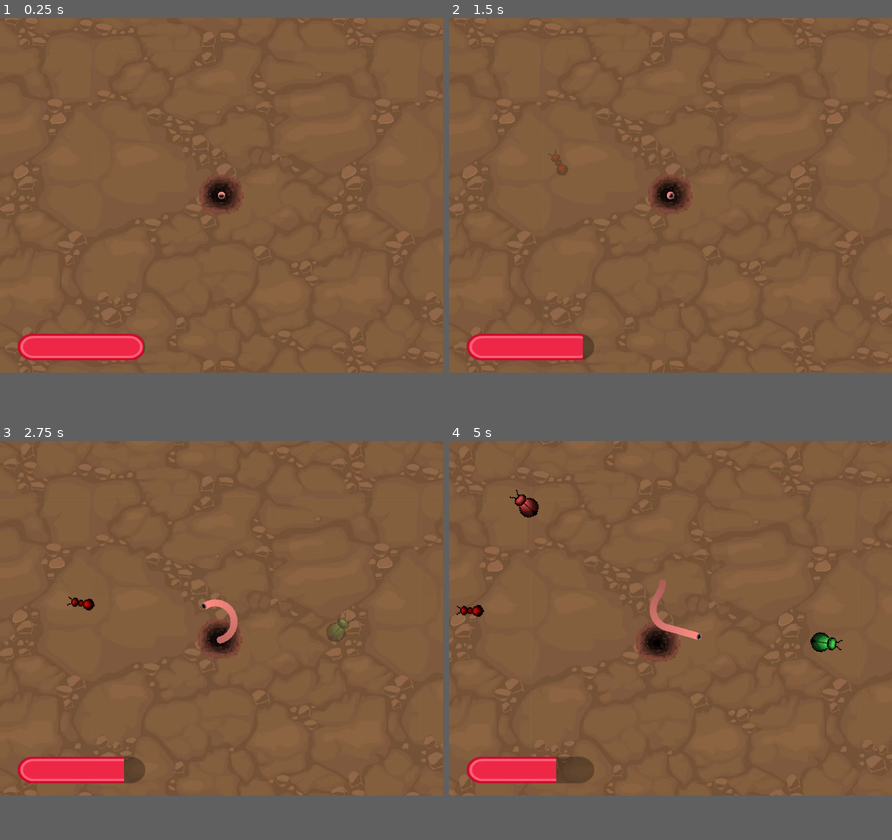
Above: before the commit, frames 1-4 (two rows, left to right).
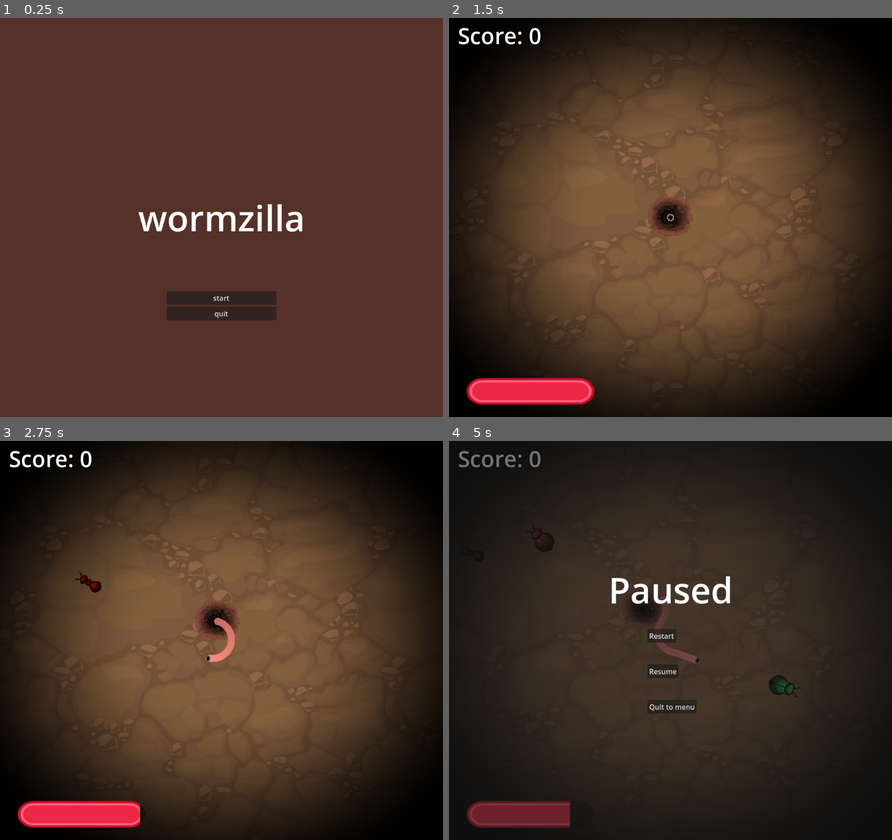
Above: after the commit, the same moments.

Repository: gooverr/Wormzilla
Game: Godot game, scene res://scenes/title_screen.tscn
Same seed, same stepped clock (60 frames per second), same inputs: the game is played once before the commit and once after it. Before the commit the project starts from res://scenes/game.tscn.
Inputs (mouse positions are in pixels of both pictures, inside the frame that each line leads up to):
- Up to frame 1 (0.25 s): no input
- Up to frame 2 (1.5 s): click (670, 265) at 0.5 s, where only the run after the commit has a clickable "start"; tap Enter at 1.25 s; move the mouse to (767, 177) at 1.27 s
- Up to frame 3 (2.75 s): move the mouse to (132, 636) at 2.02 s
- Up to frame 4 (5 s): move the mouse to (714, 540) at 2.77 s; move the mouse to (648, 688) at 3.52 s; move the mouse to (803, 672) at 4.27 s; tap Escape (ui_cancel) at 4.9 s
In our replay, the window is 800x640 before the commit and 800x720 after it. These sizes can differ from the game's own. Grey fills any space a smaller window leaves; there, only what the larger window draws over its background counts as a difference.

The runs differ from the first frame. In frame 1, 89% of the frame differs, in the area x 0-100%, y 0-89%; in frame 2, 70%; in frame 3, 71%; in frame 4, 90%, in the area x 0-100%, y 0-97%.

Commit message:
everything functions properly (only needs visual polishing)

Diff:
--- a/prefabs/HungerBar.tscn
+++ b/prefabs/HungerBar.tscn
@@ -5,6 +5,7 @@
 [ext_resource type="Script" path="res://scripts/hungerbar.gd" id="3_5h7s1"]
 
 [node name="HungerBar" type="CanvasLayer"]
+layer = 2
 
 [node name="HungerBarBar" type="TextureProgressBar" parent="." groups=["HungerBar"]]
 anchors_preset = 2
--- a/prefabs/food.tscn
+++ b/prefabs/food.tscn
@@ -15,3 +15,5 @@
 
 [node name="Sprite2D" type="Sprite2D" parent="."]
 rotation = 1.5708
+
+[node name="AudioStreamPlayer" type="AudioStreamPlayer" parent="."]
--- /dev/null
+++ b/prefabs/game.gdshader
@@ -0,0 +1,16 @@
+shader_type canvas_item;
+
+//position of the circle
+uniform vec2 center = vec2(0.5, 0.5);
+//size of the circle
+uniform float radius : hint_range(0.0, 1.0) = 0.1;
+//softness of the edge
+uniform float feather : hint_range(0.0, 0.5) = 0.5;
+
+void fragment() {
+    vec2 uv = SCREEN_UV;
+    float dist = distance(uv, center);
+    float alpha = smoothstep(radius, radius + feather, dist);
+	//edge color
+    COLOR = vec4(0.0, 0.0, 0.0, alpha);
+}
--- a/prefabs/player.tscn
+++ b/prefabs/player.tscn
@@ -1,6 +1,6 @@
 [gd_scene load_steps=8 format=3 uid="uid://buiprln41cfpx"]
 
-[ext_resource type="Texture2D" uid="uid://dyojls0fykrtk" path="res://Textures/Character.png" id="1_c8v5v"]
+[ext_resource type="Texture2D" uid="uid://b573llkyn75ps" path="res://Textures/Character3.png" id="1_g3h3d"]
 [ext_resource type="Texture2D" uid="uid://c8aamfx0l427h" path="res://Textures/Character2.png" id="1_p7bh5"]
 
 [sub_resource type="CircleShape2D" id="CircleShape2D_c8a0k"]
@@ -25,7 +25,7 @@
 
 [node name="Sprite2D" type="Sprite2D" parent="."]
 rotation = 3.14159
-texture = ExtResource("1_c8v5v")
+texture = ExtResource("1_g3h3d")
 
 [node name="CollisionShape2D" type="CollisionShape2D" parent="."]
 shape = SubResource("CircleShape2D_c8a0k")
@@ -33,7 +33,7 @@
 [node name="GPUParticles2D" type="GPUParticles2D" parent="."]
 show_behind_parent = true
 material = SubResource("CanvasItemMaterial_r8wyu")
-amount = 1000
+amount = 80
 process_material = SubResource("ParticleProcessMaterial_5aj4h")
 texture = ExtResource("1_p7bh5")
 
--- a/project.godot
+++ b/project.godot
@@ -11,14 +11,14 @@
 [application]
 
 config/name="Wormzilla"
-run/main_scene="res://scenes/game.tscn"
+run/main_scene="res://scenes/title_screen.tscn"
 config/features=PackedStringArray("4.3", "GL Compatibility")
 config/icon="res://icon.svg"
 
 [display]
 
 window/size/viewport_width=1000
-window/size/viewport_height=800
+window/size/viewport_height=900
 window/size/resizable=false
 
 [input]
@@ -43,6 +43,11 @@
 "events": [Object(InputEventKey,"resource_local_to_scene":false,"resource_name":"","device":-1,"window_id":0,"alt_press …(192 unchanged characters)…
 ]
 }
+pause={
+"deadzone": 0.5,
+"events": [Object(InputEventKey,"resource_local_to_scene":false,"resource_name":"","device":0,"window_id":0,"alt_pressed":false,"shift_pressed":false,"ctrl_pressed":false,"meta_pressed":false,"pressed":false,"keycode":0,"physical_keycode":4194305,"key_label":0,"unicode":0,"location":0,"echo":false,"script":null)
+]
+}
 
 [rendering]
 
--- /dev/null
+++ b/scenes/death_screen.tscn
@@ -0,0 +1,56 @@
+[gd_scene load_steps=3 format=3 uid="uid://cp5bfettkcvbv"]
+
+[ext_resource type="Script" path="res://scripts/deathscreen.gd" id="1_tvwav"]
+
+[sub_resource type="LabelSettings" id="LabelSettings_p3bfd"]
+font_size = 80
+outline_size = 20
+outline_color = Color(0, 0, 0, 1)
+
+[node name="DeathScreen" type="CanvasLayer" groups=["DeathScreen"]]
+process_mode = 3
+layer = 3
+script = ExtResource("1_tvwav")
+
+[node name="ColorRect" type="ColorRect" parent="."]
+anchors_preset = 8
+anchor_left = 0.5
+anchor_top = 0.5
+anchor_right = 0.5
+anchor_bottom = 0.5
+offset_left = -500.0
+offset_top = -450.0
+offset_right = 500.0
+offset_bottom = 450.0
+grow_horizontal = 2
+grow_vertical = 2
+color = Color(0, 0, 0, 1)
+
+[node name="Label" type="Label" parent="ColorRect"]
+layout_mode = 1
+anchors_preset = 8
+anchor_left = 0.5
+anchor_top = 0.5
+anchor_right = 0.5
+anchor_bottom = 0.5
+offset_left = -275.0
+offset_top = -150.0
+offset_right = 278.0
+offset_bottom = -40.0
+grow_horizontal = 2
+grow_vertical = 2
+text = "You Starved"
+label_settings = SubResource("LabelSettings_p3bfd")
+
+[node name="TryAgainButton" type="Button" parent="."]
+anchors_preset = 8
+anchor_left = 0.5
+anchor_top = 0.5
+anchor_right = 0.5
+anchor_bottom = 0.5
+offset_left = -96.0
+offset_right = 96.0
+offset_bottom = 96.0
+grow_horizontal = 2
+grow_vertical = 2
+text = "RESTART"
--- a/scenes/game.tscn
+++ b/scenes/game.tscn
@@ -7,7 +7,10 @@
 [ext_resource type="Texture2D" uid="uid://ct21es41qppfq" path="res://Textures/DirtHole2.png" id="5_4kk5j"]
 [ext_resource type="Script" path="res://scripts/spawner.gd" id="6_wp5ee"]
 [ext_resource type="PackedScene" uid="uid://dvdojj50hfjq" path="res://prefabs/food.tscn" id="7_43g7p"]
-[ext_resource type="Script" path="res://scripts/deathscreen.gd" id="9_dv1ou"]
+[ext_resource type="PackedScene" uid="uid://cp5bfettkcvbv" path="res://scenes/death_screen.tscn" id="8_h5is4"]
+[ext_resource type="Script" path="res://scripts/score.gd" id="9_ctfq8"]
+[ext_resource type="PackedScene" uid="uid://chvr0uow3x2x3" path="res://scenes/tunnel.tscn" id="10_r0m1m"]
+[ext_resource type="PackedScene" uid="uid://dpm0guu7awebg" path="res://scenes/pause_menu.tscn" id="11_laf22"]
 
 [sub_resource type="GDScript" id="GDScript_uyv7r"]
 script/source = "extends Node2D
@@ -48,9 +51,9 @@
 	print(\"✅ Spawned food at \", food.global_position)
 "
 
-[sub_resource type="LabelSettings" id="LabelSettings_p3bfd"]
-font_size = 80
-outline_size = 20
+[sub_resource type="LabelSettings" id="LabelSettings_nales"]
+font_size = 50
+outline_size = 10
 outline_color = Color(0, 0, 0, 1)
 
 [node name="game" type="Node2D"]
@@ -74,37 +77,22 @@
 script = ExtResource("6_wp5ee")
 food_scene = ExtResource("7_43g7p")
 
-[node name="DeathScreen" type="CanvasLayer" parent="." groups=["DeathScreen"]]
-process_mode = 3
+[node name="DeathScreen" parent="." instance=ExtResource("8_h5is4")]
 visible = false
-script = ExtResource("9_dv1ou")
-
-[node name="ColorRect" type="ColorRect" parent="DeathScreen"]
-offset_right = 1000.0
-offset_bottom = 800.0
-color = Color(0, 0, 0, 1)
-
-[node name="Label" type="Label" parent="DeathScreen/ColorRect"]
-layout_mode = 1
-anchors_preset = 8
-anchor_left = 0.5
-anchor_top = 0.5
-anchor_right = 0.5
-anchor_bottom = 0.5
-offset_left = -275.0
-offset_top = -150.0
-offset_right = 278.0
-offset_bottom = -40.0
-grow_horizontal = 2
-grow_vertical = 2
-text = "You Starved"
-label_settings = SubResource("LabelSettings_p3bfd")
-
-[node name="TryAgainButton" type="Button" parent="DeathScreen"]
-offset_left = 384.0
-offset_top = 432.0
-offset_right = 576.0
-offset_bottom = 528.0
-text = "RESTART"
 
 [node name="Score" type="CanvasLayer" parent="."]
+layer = 2
+script = ExtResource("9_ctfq8")
+
+[node name="Label" type="Label" parent="Score"]
+offset_left = 20.0
+offset_right = 276.0
+offset_bottom = 80.0
+text = "Score: 0"
+label_settings = SubResource("LabelSettings_nales")
+vertical_alignment = 1
+
+[node name="Tunnel" parent="." instance=ExtResource("10_r0m1m")]
+
+[node name="PauseMenu" parent="." instance=ExtResource("11_laf22")]
+visible = false
--- /dev/null
+++ b/scenes/pause_menu.tscn
@@ -0,0 +1,52 @@
+[gd_scene load_steps=3 format=3 uid="uid://dpm0guu7awebg"]
+
+[ext_resource type="Script" path="res://scripts/pause_menu.gd" id="1_nd3y0"]
+
+[sub_resource type="LabelSettings" id="LabelSettings_wqb7o"]
+font_size = 80
+
+[node name="PauseMenu" type="CanvasLayer"]
+process_mode = 3
+layer = 4
+script = ExtResource("1_nd3y0")
+
+[node name="Panel" type="Panel" parent="."]
+offset_right = 1000.0
+offset_bottom = 900.0
+
+[node name="Label" type="Label" parent="Panel"]
+layout_mode = 0
+offset_left = 360.0
+offset_top = 280.0
+offset_right = 641.0
+offset_bottom = 390.0
+text = "Paused"
+label_settings = SubResource("LabelSettings_wqb7o")
+
+[node name="RestartButton" type="Button" parent="Panel"]
+layout_mode = 0
+offset_left = 448.0
+offset_top = 424.0
+offset_right = 513.0
+offset_bottom = 455.0
+text = "Restart"
+
+[node name="ResumeButton" type="Button" parent="Panel"]
+layout_mode = 0
+offset_left = 448.0
+offset_top = 504.0
+offset_right = 518.0
+offset_bottom = 535.0
+text = "Resume"
+
+[node name="QuitButton" type="Button" parent="Panel"]
+layout_mode = 0
+offset_left = 448.0
+offset_top = 584.0
+offset_right = 559.0
+offset_bottom = 615.0
+text = "Quit to menu"
+
+[connection signal="pressed" from="Panel/RestartButton" to="." method="_on_restart_button_pressed"]
+[connection signal="pressed" from="Panel/ResumeButton" to="." method="_on_resume_button_pressed"]
+[connection signal="pressed" from="Panel/QuitButton" to="." method="_on_quit_button_pressed"]
--- /dev/null
+++ b/scenes/title_screen.tscn
@@ -0,0 +1,49 @@
+[gd_scene load_steps=3 format=3 uid="uid://chr5w057kqdee"]
+
+[ext_resource type="Script" path="res://scripts/title_screen.gd" id="1_n7l1j"]
+
+[sub_resource type="LabelSettings" id="LabelSettings_o54sk"]
+font_size = 80
+
+[node name="TitleScreen" type="CanvasLayer"]
+script = ExtResource("1_n7l1j")
+
+[node name="Label" type="Label" parent="."]
+anchors_preset = 8
+anchor_left = 0.5
+anchor_top = 0.5
+anchor_right = 0.5
+anchor_bottom = 0.5
+offset_left = -188.5
+offset_top = -55.0
+offset_right = 188.5
+offset_bottom = 55.0
+grow_horizontal = 2
+grow_vertical = 2
+text = "wormzilla"
+label_settings = SubResource("LabelSettings_o54sk")
+
+[node name="VBoxContainer" type="VBoxContainer" parent="."]
+anchors_preset = 8
+anchor_left = 0.5
+anchor_top = 0.5
+anchor_right = 0.5
+anchor_bottom = 0.5
+offset_left = -124.0
+offset_top = 166.0
+offset_right = 124.0
+offset_bottom = 350.0
+grow_horizontal = 2
+grow_vertical = 2
+
+[node name="StartButton" type="Button" parent="VBoxContainer"]
+layout_mode = 2
+text = "start
+"
+
+[node name="QuitButton" type="Button" parent="VBoxContainer"]
+layout_mode = 2
+text = "quit"
+
+[connection signal="pressed" from="VBoxContainer/StartButton" to="." method="_on_start_button_pressed"]
+[connection signal="pressed" from="VBoxContainer/QuitButton" to="." method="_on_quit_button_pressed"]
--- /dev/null
+++ b/scenes/tunnel.tscn
@@ -0,0 +1,19 @@
+[gd_scene load_steps=3 format=3 uid="uid://chvr0uow3x2x3"]
+
+[ext_resource type="Shader" path="res://prefabs/game.gdshader" id="1_kvgw5"]
+
+[sub_resource type="ShaderMaterial" id="ShaderMaterial_k2h3t"]
+shader = ExtResource("1_kvgw5")
+shader_parameter/center = Vector2(0.5, 0.5)
+shader_parameter/radius = 0.15
+shader_parameter/feather = 0.5
+
+[node name="Tunnel" type="CanvasLayer"]
+
+[node name="TunnelEffect" type="ColorRect" parent="."]
+material = SubResource("ShaderMaterial_k2h3t")
+offset_left = -424.0
+offset_top = -152.0
+offset_right = 1576.0
+offset_bottom = 1448.0
+color = Color(0, 0, 0, 1)
--- a/scripts/HungerBar.gd
+++ b/scripts/HungerBar.gd
@@ -1,6 +1,6 @@
 extends TextureProgressBar
 
-@export var drain_rate: float = 6.0
+@export var drain_rate: float = 6.5
 var is_draining: bool = true
 var real_value: float
 
@@ -12,6 +12,7 @@
 
 func _process(delta):
 	if is_draining:
+		await get_tree().create_timer(1.5).timeout
 		real_value -= drain_rate * delta
 		real_value = clamp(real_value, min_value, max_value)
 		value = real_value
--- a/scripts/food.gd
+++ b/scripts/food.gd
@@ -1,10 +1,11 @@
 extends Area2D
 
-@export var hunger_fill_amount: float = 15
+@export var hunger_fill_amount: float = 13
 @export var turn_speed: float = 2.0
-@export var max_distance: float = 1600.0  # Despawn if farther than this from player
+@export var max_distance: float = 1800.0  # Despawn if farther than this from player
 @export var fade_in_time: float = 1
 @export var fade_out_time: float = 0.3
+
 
 const FOOD_SPRITES = [
 	preload("res://Textures/bug1.png"),
@@ -14,9 +15,17 @@
 	preload("res://Textures/Ant1.png")
 ]
 
+# Preload your sounds here:
+const EAT_SOUNDS = [
+	preload("res://Sounds/Eat.wav"),
+	preload("res://Sounds/Eat2.wav"),
+	preload("res://Sounds/Eat3.wav")
+]
+
 var player: Node
 var hunger_bar
 var sprite_node: Sprite2D
+@onready var audio_player: AudioStreamPlayer = $AudioStreamPlayer
 var fading_out := false  # Prevents double fade calls
 
 func _ready():
@@ -61,6 +70,11 @@
 	if area.is_in_group("Player"):
 		if hunger_bar and hunger_bar.has_method("add_hunger"):
 			hunger_bar.call("add_hunger", hunger_fill_amount)
+
+			# Play a random eating sound
+		audio_player.stream = EAT_SOUNDS[randi() % EAT_SOUNDS.size()]
+		audio_player.play()
+
 		start_fade_out()
 		area.grow()
 
--- /dev/null
+++ b/scripts/pause_menu.gd
@@ -0,0 +1,27 @@
+extends CanvasLayer
+
+var is_paused = false
+
+func _ready():
+	visible = false
+	process_mode = Node.PROCESS_MODE_ALWAYS  # ✅ Menu works while paused
+
+func _input(event):
+	if event.is_action_pressed("ui_cancel"):  # Usually ESC
+		toggle_pause()
+
+func toggle_pause():
+	is_paused = !is_paused
+	visible = is_paused
+	get_tree().paused = is_paused
+
+func _on_resume_button_pressed():
+	toggle_pause()
+
+func _on_restart_button_pressed():
+	get_tree().paused = false
+	get_tree().reload_current_scene()
+
+func _on_quit_button_pressed():
+	get_tree().paused = false
+	get_tree().change_scene_to_file("res://scenes/title_screen.tscn")  # <-- Update path
--- a/scripts/player.gd
+++ b/scripts/player.gd
@@ -7,55 +7,67 @@
 var lengthratio = 0.1
 var sizeamount = 1.0
 var zoom = 0.5
+@export var default_trail_scale: Vector2 = Vector2(1, 1)
 
 @onready var particles : GPUParticles2D = $GPUParticles2D
 @onready var camera : Camera2D = $Camera2D
 @onready var collision : CollisionShape2D = $CollisionShape2D
 @onready var character : Sprite2D = $Sprite2D
 
+var face2 = preload("res://Textures/Character.png")
+var face1 = preload("res://Textures/Character3.png")
+
+var score_manager = null
+
+func _ready():
+	reset_particles()
+	score_manager = get_node("/root/game/Score")  # Adjust path to your score UI node
+
+func reset_particles():
+	# Reset basic particle properties
+	particles.scale = default_trail_scale
+	particles.lifetime = 1.0
+	particles.amount_ratio = 1.0
+
+	# ✅ Reset the process material values
+	if particles.process_material:
+		particles.process_material.scale = Vector2(1, 1)  # Original scale
+		particles.process_material.color = Color(1, 1, 1, 1)  # Reset to fully visible white
+
+	print("Particles fully reset!")
+
 func _process(delta):
 	var mouse_pos = get_global_mouse_position()
 	var to_mouse = (mouse_pos - position)
 
-	# If mouse is too close, stop moving
 	if to_mouse.length() < 5:
 		return
 
 	var direction = to_mouse.normalized()
-
-	# Target angle in degrees
-	var target_angle = rad_to_deg(direction.angle()) - 90  # +90 if sprite points up
+	var target_angle = rad_to_deg(direction.angle()) - 90
 	var current_angle = rotation_degrees
 
-	# Find shortest rotation direction (-1, 0, 1)
 	var angle_diff = wrapf(target_angle - current_angle, -180, 180)
 	var turn_direction = sign(angle_diff)
 
-	# Apply turn smoothing
 	var smoothed_turn = lerp(turn_direction, 0.0, turn_smoothing_value)
-
-	# Rotate towards target
 	rotation_degrees += smoothed_turn * turn_speed * delta
 
-	# Move forward towards mouse
 	position += transform.y * speed * delta
+
 	await get_tree().create_timer(1.5).timeout
+	character.texture = face2
 	speed = 400
 
 func grow():
-	#if lifetime < 4.0:
-	#	lifetime += 0.2
 	if sizeamount <= 5.0:
-		sizeamount += 0.1#0.2
-		turn_speed -= 1.5#3
-		lifetime += 0.1#0.2
-		zoom -= 0.005#0.01
-		print(sizeamount,': size')
-		print(turn_speed,': turn speed')
-		print(lifetime,': lifetime')
-		print(zoom,': zoom')
-	#if zoom >= 0.3:
-	#	zoom -= 0.01
+		sizeamount += 0.1
+		turn_speed -= 1.5
+		lifetime += 0.1
+		zoom -= 0.005
+		if score_manager:
+			score_manager.increase_score(1)
+
 	particles.lifetime = lifetime
 	particles.amount_ratio = 1.0
 	if particles.amount_ratio <= 15:
--- /dev/null
+++ b/scripts/score.gd
@@ -0,0 +1,21 @@
+extends CanvasLayer
+
+# Declare the score variable
+var score : int = 0
+
+# Reference to the Label to display the score
+@onready var score_label = $Label
+
+func _ready():
+	# Update the label with the initial score
+	update_score()
+
+# Function to update the score and update the label text
+func update_score():
+	score_label.text = "Score: " + str(score)
+	print(score,': score')
+
+# Function to increase the score (you can call this when certain actions occur)
+func increase_score(amount: int):
+	score += amount + 9
+	update_score()  # Update the label whenever the score changes
--- a/scripts/spawner.gd
+++ b/scripts/spawner.gd
@@ -2,7 +2,7 @@
 
 @export var food_scene: PackedScene
 @export var spawn_radius: float = 500.0
-@export var spawn_interval: float = 1.25
+@export var spawn_interval: float = 1.1
 
 var player
 var hunger_bar
--- /dev/null
+++ b/scripts/title_screen.gd
@@ -0,0 +1,21 @@
+extends CanvasLayer
+
+@export var game_scene_path: String = "res://scenes/game.tscn"
+
+func _ready():
+	visible = true
+	#get_tree().paused = true  # Pause the game while title is showing
+
+func _on_start_button_pressed():
+	print("Start button pressed!")
+	get_tree().paused = false
+
+	var result = get_tree().change_scene_to_file(game_scene_path)
+	if result != OK:
+		push_error("❌ Failed to load scene! Error code: %d" % result)
+	else:
+		print("✅ Scene loaded successfully!")
+
+
+func _on_quit_button_pressed():
+	get_tree().quit()
Not shown, added: Sounds/Eat.wav.import
Not shown, added: Sounds/Eat2.wav.import
Not shown, added: Sounds/Eat3.wav.import
Binary file added: Textures/Character3.png
Not shown, added: Textures/Character3.png.import
Not shown: 1 places in scenes/game.tscn that only renumber resources
Not shown, added: Sounds/Eat.wav
Not shown, added: Sounds/Eat2.wav
Not shown, added: Sounds/Eat3.wav
